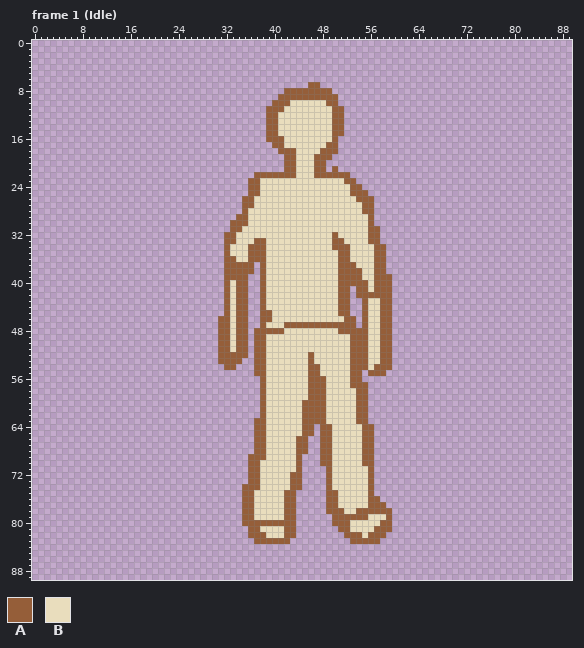
Pixel-art file, stored at Entities/Units/ClassDef/filler_unit_tex.ase. This is how it looked before the edit.
90x90 pixels, 9 frames. Shown: frame 1 (Idle). The commit also changed other frames, which this record leaves out.
Palette (. is transparent): A #955e39  B #e9ddbd
Pixels before, frame 1 (Idle), first column x 31:
 7 ...............AA............
 8 ...........AAAAAAAA..........
 9 ..........AAAAAAAAAA.........
10 .........AAABBBBBBAA.........
11 ........AAABBBBBBBBAA........
12 ........AABBBBBBBBBAA........
13 ........AABBBBBBBBBAA........
14 ........AABBBBBBBBBAA........
15 ........AABBBBBBBBBAA........
16 ........AAABBBBBBBBA.........
17 .........AABBBBBBBAA.........
18 ..........AAABBBBAAA.........
19 ...........AABBBAAA..........
20 ...........AABBBAA...........
21 ...........AABBBAA.A.........
22 ......AAAAAAABBBAAAAAA.......
23 .....AABBBBBBBBBBBBBBAA......
24 .....AABBBBBBBBBBBBBBBAA.....
25 .....AABBBBBBBBBBBBBBBAAA....
26 ....AABBBBBBBBBBBBBBBBBAAA...
27 ....AABBBBBBBBBBBBBBBBBBAA...
28 ....ABBBBBBBBBBBBBBBBBBBAA...
29 ...AABBBBBBBBBBBBBBBBBBBBA...
30 ..AAABBBBBBBBBBBBBBBBBBBBA...
31 ..AABBBBBBBBBBBBBBBBBBBBBAA..
32 .AABBBBBBBBBBBBBBBBABBBBBAA..
33 .AABBBAABBBBBBBBBBBAABBBBAA..
34 .ABBBAAABBBBBBBBBBBAAABBBBAA.
35 .ABBBAAABBBBBBBBBBBBAABBBBAA.
36 .AABBAAABBBBBBBBBBBBAABBBBAA.
37 .AAAAA.ABBBBBBBBBBBBAAABBBAA.
38 .AAAAA.ABBBBBBBBBBBBAAAABBAA.
39 .AAAA..ABBBBBBBBBBBBAAAABBAAA
40 .ABAA..ABBBBBBBBBBBBAAAAABAAA
41 .ABAA..ABBBBBBBBBBBBAA.AABAAA
42 .ABAA..ABBBBBBBBBBBBAA.AAAAAA
43 .ABAA..ABBBBBBBBBBBBAA..ABBAA
44 .ABAA..ABBBBBBBBBBBBAA..ABBAA
45 .ABAA..AABBBBBBBBBBBAA..ABBAA
46 AABAA..AABBBBBBBBBBBBAA.ABBAA
47 AABAA..ABBBAAAAAAAAAAAA.ABBAA
48 AABAA.AAAAABBBBBBBBBAAAAABBAA
49 AABAA.AABBBBBBBBBBBBBBAAABBAA
50 AABAA.AABBBBBBBBBBBBBBAAABBAA
51 AABAA.AABBBBBBBBBBBBBBAAABBAA
52 AAAAA.AABBBBBBBABBBBBBAAABBAA
53 AAAA..AABBBBBBBABBBBBBAAABBAA
54 .AA...AABBBBBBBAABBBBBAAABAAA
55 ......AABBBBBBBAABBBBBAA.AAA.
56 .......ABBBBBBBAAABBBBAA.....
57 .......ABBBBBBBAAABBBBAAA....
58 .......ABBBBBBBAAABBBBBAA....
59 .......ABBBBBBBAAABBBBBAA....
60 .......ABBBBBBAAAABBBBBAA....
61 .......ABBBBBBAAAABBBBBAA....
62 .......ABBBBBBAAAABBBBBAA....
63 ......AABBBBBBAAAABBBBBAA....
64 ......AABBBBBBAA.AABBBBBAA...
65 ......AABBBBBBAA.AABBBBBAA...
66 ......AABBBBBAA..AABBBBBAA...
67 ......AABBBBBAA..AABBBBBAA...
68 ......AABBBBBAA..AABBBBBAA...
69 .....AAABBBBBA...AABBBBBAA...
70 .....AABBBBBBA...AABBBBBAA...
71 .....AABBBBBBA....ABBBBBBA...
72 .....AABBBBBAA....ABBBBBBA...
73 .....AABBBBBAA....ABBBBBBA...
74 ....AAABBBBBAA....ABBBBBBA...
75 ....AABBBBBAA.....AABBBBBA...
76 ....AABBBBBAA.....AABBBBBAA..
77 ....AABBBBBAA.....AABBBBBAAA.
78 ....AABBBBBAA.....AAABBAAAAAA
79 ....AABBBBBAA......AAAAAABBBA
80 ....AAAAAAAAA......AAABBBBBAA
81 .....AABBBBAA.......AABBBBAAA
82 .....AAABBBAA........AAABAAA.
83 ......AAAAAA..........AAAAA..
The same view after the edit:
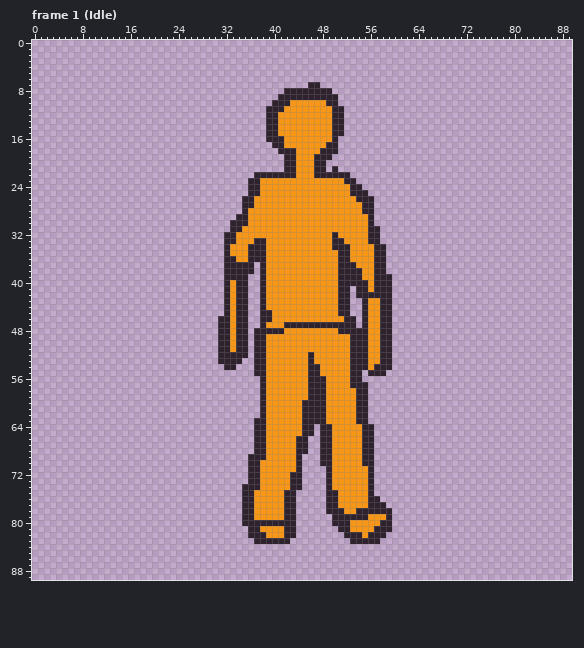
The edit:
colour A: #955e39 -> #2e222f
colour B: #e9ddbd -> #f79617
Boxes around the changes in both pictures, in picture pixels (x1, y1, x2, y2):
changed: (218, 82, 392, 544)
